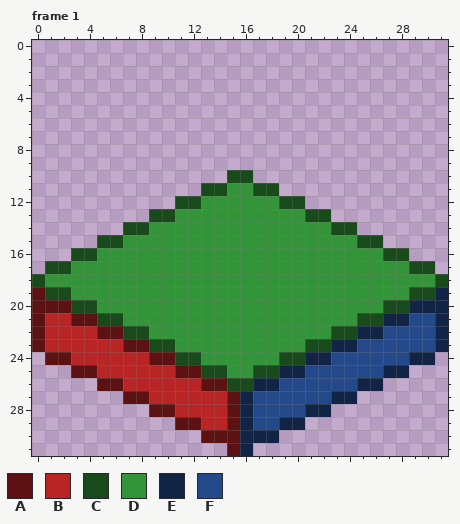
Pixel-art file -- Assets/Tiles/TileTemplate.aseprite. That is the earlier state.
32x32 pixels, 14 frames. Colours within 5 levels of each other are drawn and written as one. Shown: frame 1. The commit also changed other frames, which this record leaves out.
Visible layers, top first: "light'", "Outline" opacity 50%, "Tile".
Palette (. is transparent): A #5c1212  B #b92424  C #194a1c  D #339439  E #112445  F #23498b
Pixels before, frame 1, first column x 0:
10 ...............CC...............
11 .............CCDDCC.............
12 ...........CCDDDDDDCC...........
13 .........CCDDDDDDDDDDCC.........
14 .......CCDDDDDDDDDDDDDDCC.......
15 .....CCDDDDDDDDDDDDDDDDDDCC.....
16 ...CCDDDDDDDDDDDDDDDDDDDDDDCC...
17 .CCDDDDDDDDDDDDDDDDDDDDDDDDDDCC.
18 CDDDDDDDDDDDDDDDDDDDDDDDDDDDDDDC
19 ACCDDDDDDDDDDDDDDDDDDDDDDDDDDCCE
20 AAACCDDDDDDDDDDDDDDDDDDDDDDCCEEE
21 ABBAACCDDDDDDDDDDDDDDDDDDCCEEFFE
22 ABBBBAACCDDDDDDDDDDDDDDCCEEFFFFE
23 ABBBBBBAACCDDDDDDDDDDCCEEFFFFFFE
24 .AABBBBBBAACCDDDDDDCCEEFFFFFFEE.
25 ...AABBBBBBAACCDDCCEEFFFFFFEE...
26 .....AABBBBBBAACCEEFFFFFFEE.....
27 .......AABBBBBBAEFFFFFFEE.......
28 .........AABBBBAEFFFFEE.........
29 ...........AABBAEFFEE...........
30 .............AAAEEE.............
31 ...............AE...............
The result:
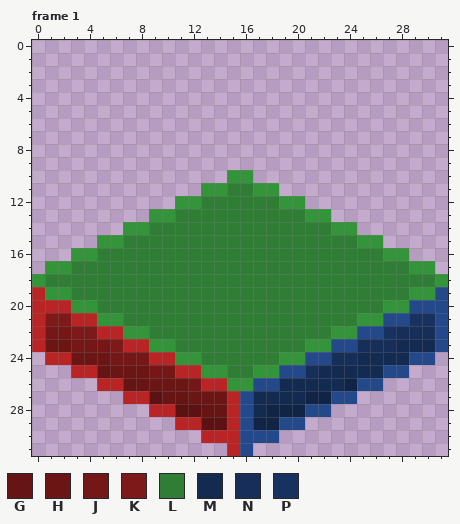
Colours new in this view: G #661414  H #6c1515  J #751717  K #7e1919  L #307e35  M #142b51  N #162e58  P #18325f
The exact change:
layer "Outline" now hidden
layer "gradient" now shown
Changed rows in their new state; - is an unchanged pixel.
Frame 1:
first column x 0:
10 ---------------DD---------------
11 -------------DDLLDD-------------
12 -----------DDLLLLLLDD-----------
13 ---------DDLLLLLLLLLLDD---------
14 -------DDLLLLLLLLLLLLLLDD-------
15 -----DDLLLLLLLLLLLLLLLLLLDD-----
16 ---DDLLLLLLLLLLLLLLLLLLLLLLDD---
17 -DDLLLLLLLLLLLLLLLLLLLLLLLLLLDD-
18 DLLLLLLLLLLLLLLLLLLLLLLLLLLLLLLD
19 BDDLLLLLLLLLLLLLLLLLLLLLLLLLLDDF
20 BBBDDLLLLLLLLLLLLLLLLLLLLLLDDFFF
21 BKKBBDDLLLLLLLLLLLLLLLLLLDDFFPPF
22 BJJKKBBDDLLLLLLLLLLLLLLDDFFPNNNF
23 BHHJJJKBBDDLLLLLLLLLLDDFFNNNMMMF
24 -BBHHHJJJBBDDLLLLLLDDFFNNMMMMFF-
25 ---BBGHHHJJBBDDLLDDFFNMMMMMFF---
26 -----BBGGHHHJBBDDFFMMMMMEFF-----
27 -------BBAGGHHHBFMMMMEEFF-------
28 ---------BBAAGGBFMEEEFF---------
29 -----------BBAABFEEFF-----------
30 -------------BBBFFF-------------
31 ---------------BF---------------
